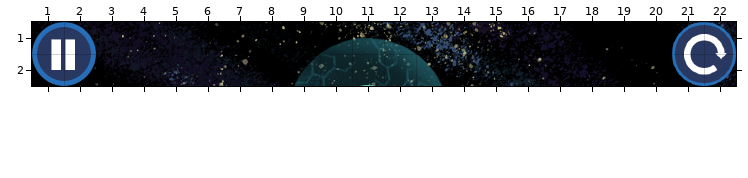
Level history. Tiled map: The ocCULTist Test V1.3/ProjectFinalApproach-GXP/GXPEngine/bin/Debug/Level_2.tmx. Above: the version before the commit.
Cells are 32x32 px. Shown: x 1..22, y 1..2.
Once edited:
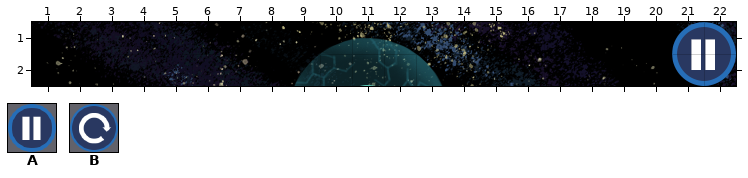
Key: from "button_pause": A 0; from "button_retry": B 0.
Objects are placed by their top-left corner, in cells (3,4 is the top-left corner of cell 3,4); size is 1x1 cell unless given.
What changed:
{"where": "layer \"Hud\""}
{"was": "A \"button\" at 1,1 size 2x2", "now": "A \"button\" at 21,1 size 2x2"}
{"was": "B \"Retry\" at 21,1 size 2x2"}
{"label":"old place","picture_box":[32,22,96,86]}
{"label":"changed","picture_box":[672,22,736,86]}
